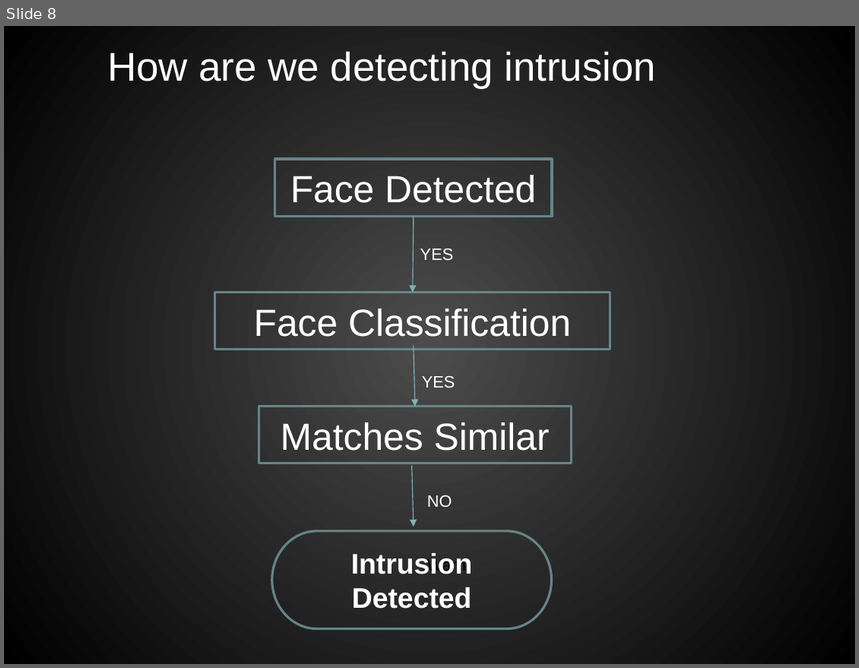
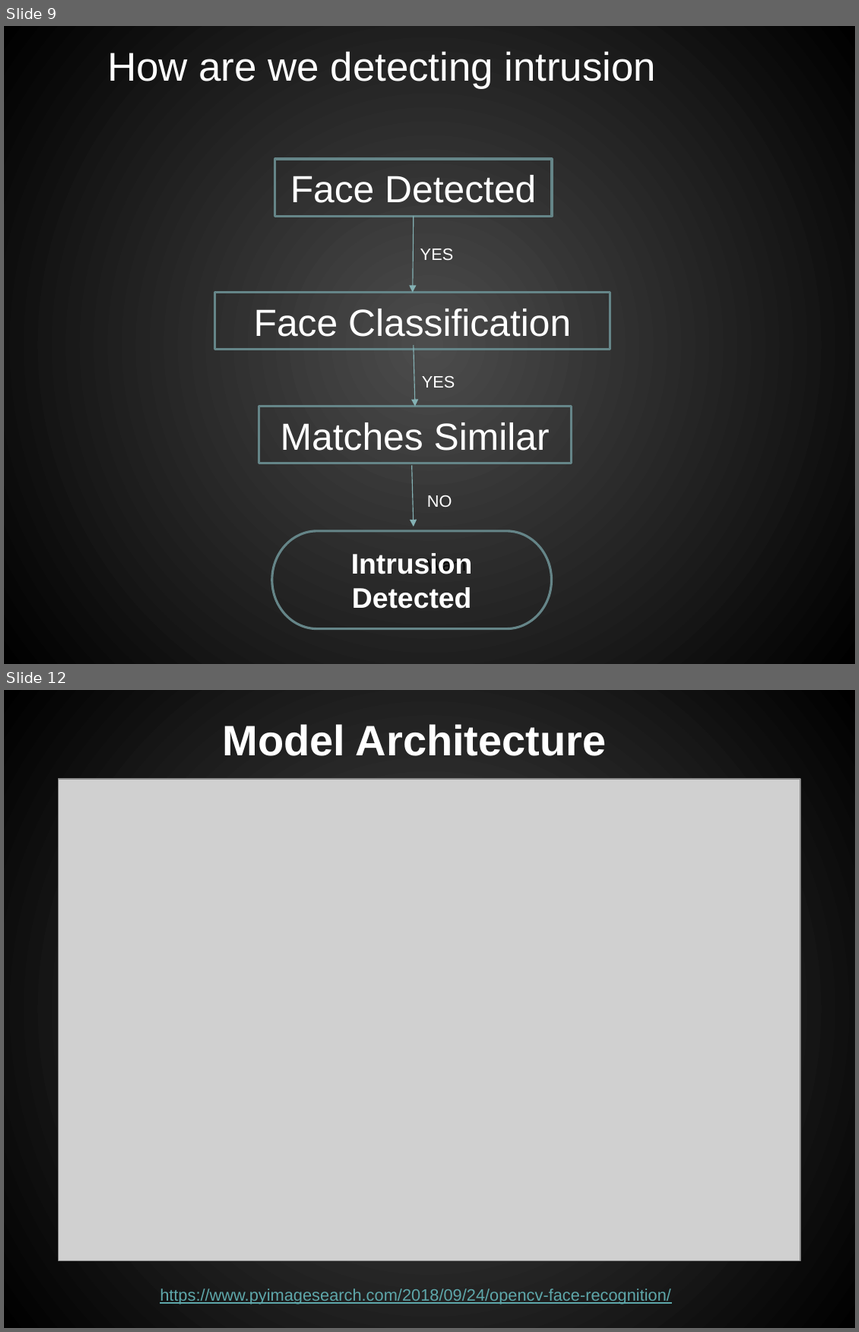
Before and after one commit to I-Stem/hack2020_Team6, a slide deck: Privacy_Eye.pptx. Shown one above the other, each under a label of ours: slide 8 before the commit, slides 9 and 12 after it; the slides between them are not shown. The pictures are 859x668 and 859x1332 pixels, drawn with LibreOffice and Linux fonts; fonts in the diff are those of the drawing; grey boxes stand for pictures. Boxes give left, top, right and bottom in pixels: in the first picture for what was removed or moved away, otherwise in the second. Text is boxed around its words. In the diff, an @@ line names an element or a change of style, - is before the commit and + after.

```diff
--- a/Privacy_Eye.pptx
+++ b/Privacy_Eye.pptx
@@ slide 12 added at (4,690,855,1328), background gradient #4C4C4C to #000000 @@
@@ text added at (223,724,607,756), 36 pt, text #FFFFFF, bold @@
+Model Architecture
@@ picture added at (59,778,800,1260) @@
@@ text added at (160,1289,671,1305), 14 pt, text #5EA7AA, underline @@
+https://www.pyimagesearch.com/2018/09/24/opencv-face-recognition/
@@ what was slide 8 is now slide 9 @@
```
Also in this commit, not shown: 6 slides changed, 2 other slides added, 1 slide removed.
